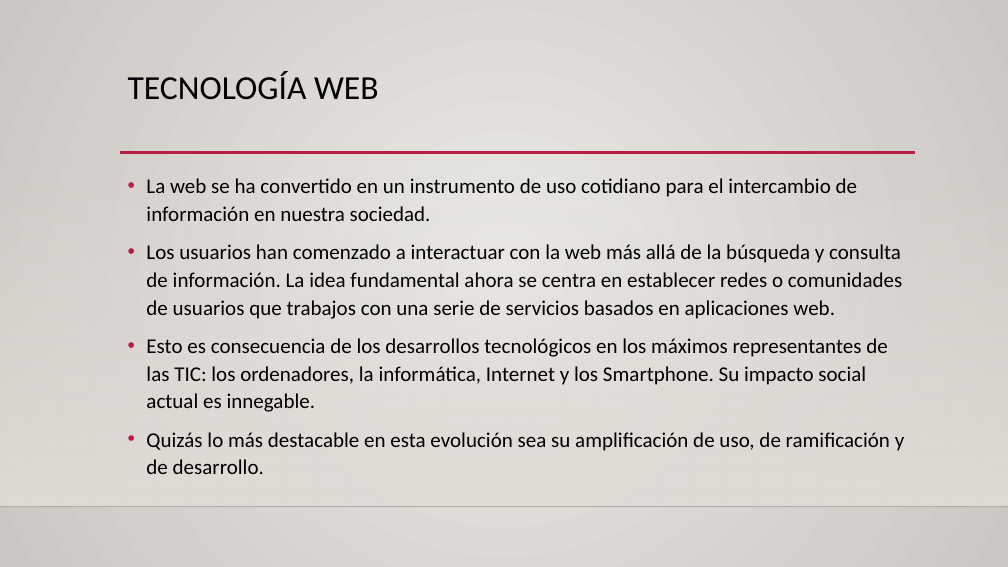
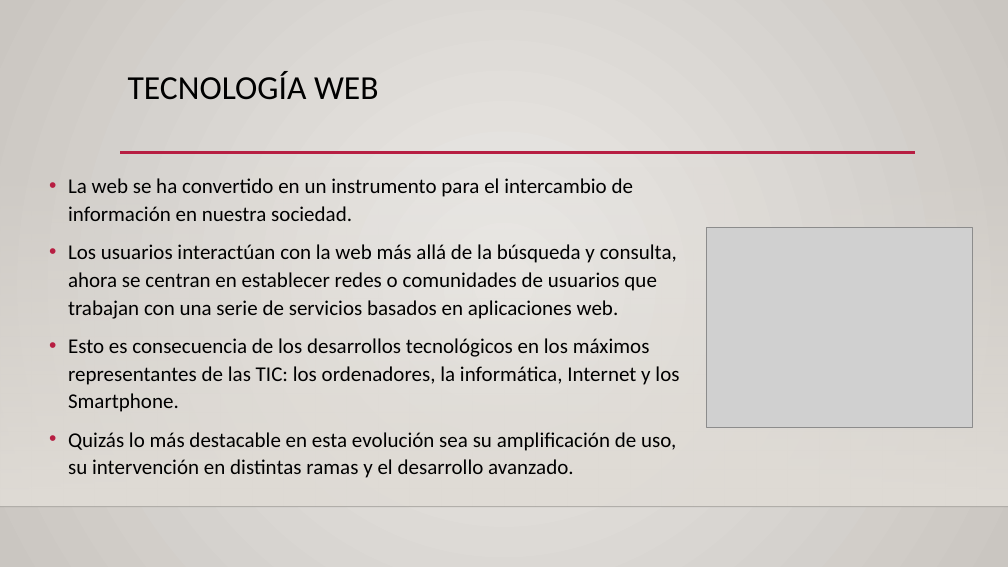
Before and after one commit to patriciamz-153/tesis, a slide deck: slide 15 of Presentación de Tesis Parte 2.pptx. Drawn at 1008x567 pixels with LibreOffice and Linux fonts; fonts in the diff are those of the drawing; grey boxes stand for pictures; background and template pictures are left out. Boxes give left, top, right and bottom in pixels: in the first picture for what was removed or moved away, otherwise in the second. Text is boxed around its words. In the diff, an @@ line names an element or a change of style, - is before the commit and + after.

```diff
--- a/Presentación de Tesis Parte 2.pptx
+++ b/Presentación de Tesis Parte 2.pptx
@@ text at (x1=68, y1=178, x2=679, y2=478): text changed @@
-• La web se ha convertido en un instrumento de uso cotidiano para el intercambio de información en nuestra sociedad.
-• Los usuarios han comenzado a interactuar con la web más allá de la búsqueda y consulta de información. La idea fundamental ahora se centra en establecer redes o comunidades de usuarios que trabajos con una serie de servicios basados en aplicaciones web.
-• Esto es consecuencia de los desarrollos tecnológicos en los máximos representantes de las TIC: los ordenadores, la informática, Internet y los Smartphone. Su impacto social actual es innegable.
-• Quizás lo más destacable en esta evolución sea su amplificación de uso, de ramificación y de desarrollo.
+• La web se ha convertido en un instrumento para el intercambio de información en nuestra sociedad.
+• Los usuarios interactúan con la web más allá de la búsqueda y consulta, ahora se centran en establecer redes o comunidades de usuarios que trabajan con una serie de servicios basados en aplicaciones web.
+• Esto es consecuencia de los desarrollos tecnológicos en los máximos representantes de las TIC: los ordenadores, la informática, Internet y los Smartphone.
+• Quizás lo más destacable en esta evolución sea su amplificación de uso, su intervención en distintas ramas y el desarrollo avanzado.
@@ picture added at (x1=707, y1=228, x2=973, y2=427) @@
```
Also in this commit, not shown: 23 other slides changed, 2 other files.
